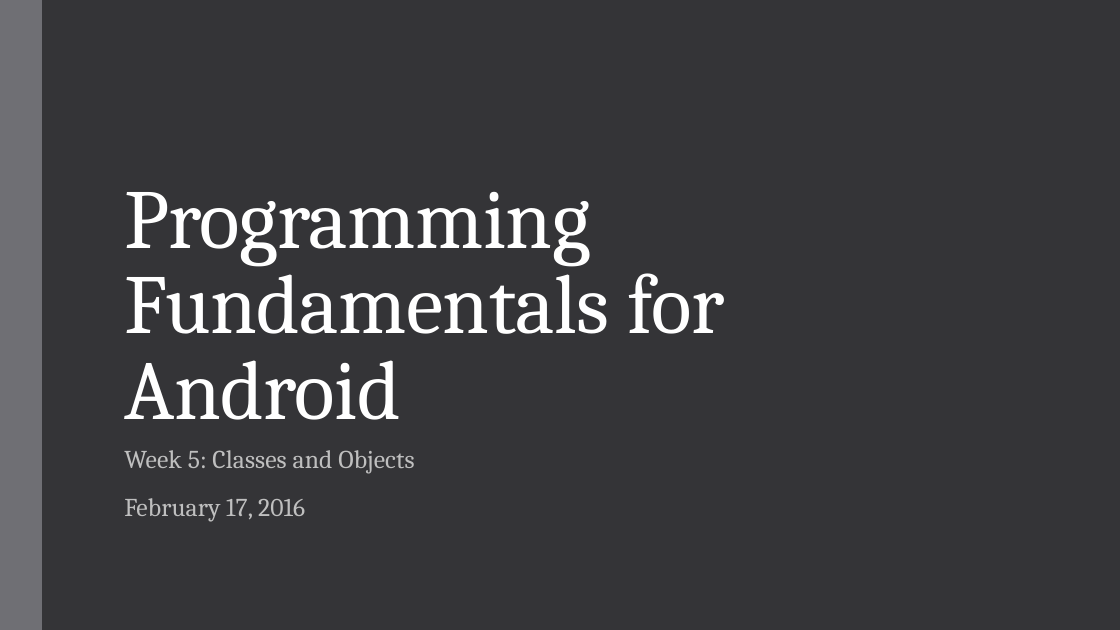
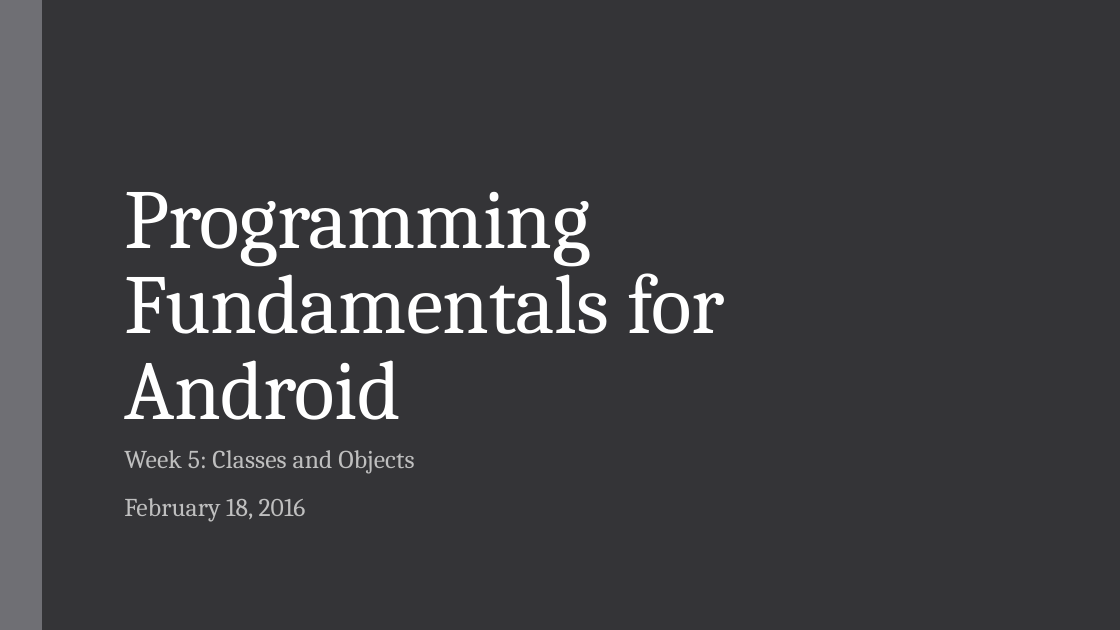
Before and after one commit to zarthur/CSCC-Fundamentals-Android-Notes, a slide deck: slide 1 of week_05/week_05.pptx. Drawn at 1120x630 pixels with LibreOffice and Linux fonts; fonts in the diff are those of the drawing. Boxes give left, top, right and bottom in pixels: in the first picture for what was removed or moved away, otherwise in the second. Text is boxed around its words. In the diff, an @@ line names an element or a change of style, - is before the commit and + after.

Commit message:
week_05 slides typo

```diff
--- a/week_05/week_05.pptx
+++ b/week_05/week_05.pptx
@@ subtitle at [124, 498, 306, 522]: text changed @@
-February 17, 2016
+February 18, 2016
```
